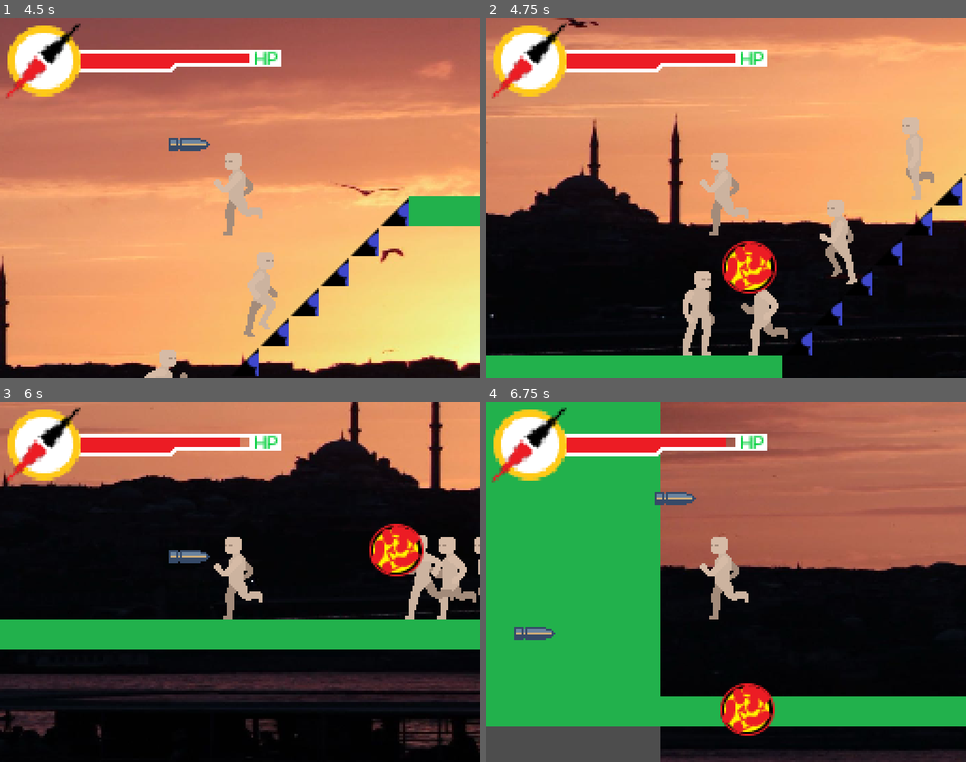
Above: before the commit, frames 1-4 (two rows, left to right).
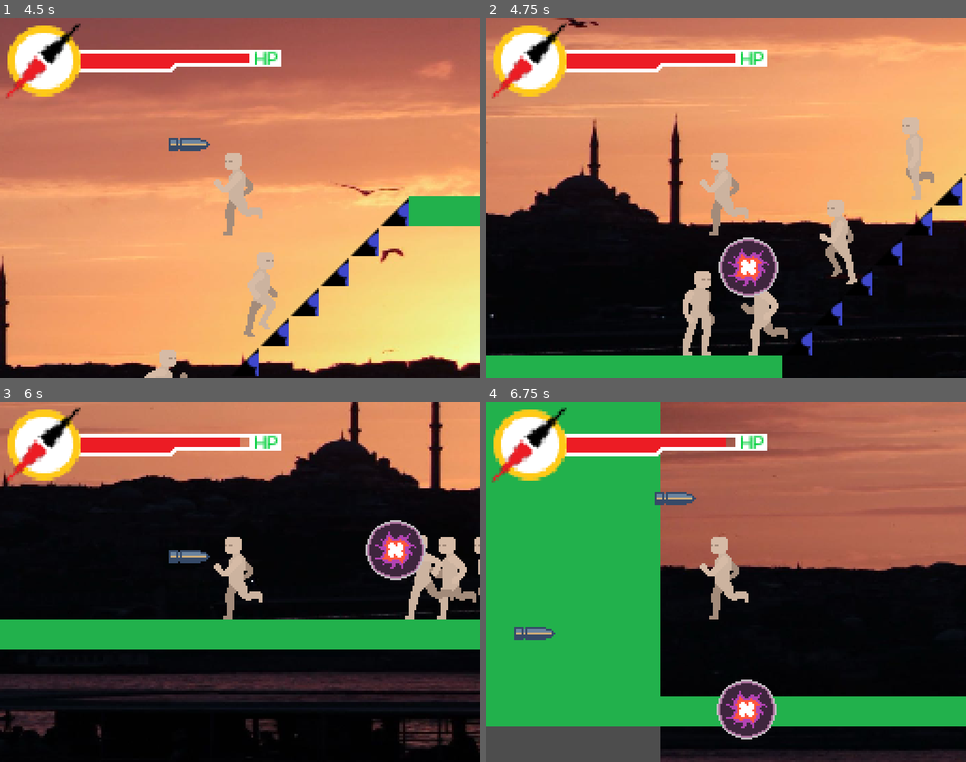
Above: after the commit, the same moments.

Repository: MIZUKA-Group/grand-crusade
Game: Godot game, scene res://levels/lv1tr.tscn
Two runs of this game, one before a commit and one after it. Both use one fixed random seed, a clock stepped at 60 frames per second and the inputs below. This scene is started directly instead of the project's main scene.
Inputs:
- Up to frame 1 (4.5 s): hold Right (ui_right) 0.53-2.03 s; tap 0 (attack) every 0.75 s from 0.6 to 4.35 s; tap Space (jump) at 0.77, 1.52, 3.02, 3.77 s; hold Left (ui_left) 2.03-2.78 s; hold Right (ui_right) 2.78-4.28 s; hold Left (ui_left) from 4.28 s (still down)
- Up to frame 2 (4.75 s): keep holding Left (ui_left); tap Space (jump) at 4.52 s
- Up to frame 3 (6 s): release Left (ui_left) at 5.03 s; hold Right (ui_right) 5.03-5.78 s; tap 0 (attack) at 5.1, 5.85 s; hold Left (ui_left) from 5.78 s (still down)
- Up to frame 4 (6.75 s): keep holding Left (ui_left); tap Space (jump) at 6.02 s; tap 0 (attack) at 6.6 s

Frame 1 is identical in both runs. In frame 2, 1.6% of the frame differs, in the area x 48-61%, y 60-78%; in frame 3, 1.6%; in frame 4, 1.6%.

Commit message:
feat: replace the dark aura ball placeholder

Diff:
--- a/grandcrusade/darkauraball.tscn
+++ b/grandcrusade/darkauraball.tscn
@@ -1,13 +1,33 @@
 [gd_scene format=3 uid="uid://cstn7hqgmy76e"]
 
 [ext_resource type="Script" uid="uid://mfsd0ugkc6gn" path="res://darkauraball.gd" id="1_4chir"]
-[ext_resource type="Texture2D" uid="uid://c34ywm1yyx0os" path="res://ball test.png" id="1_64vea"]
+[ext_resource type="Texture2D" uid="uid://dhnk7hdnhpcyq" path="res://dark_aura_ball_01.png" id="2_paw44"]
+[ext_resource type="Texture2D" uid="uid://ctlofbieqwoy" path="res://dark_aura_ball_02.png" id="3_xlbao"]
+[ext_resource type="Texture2D" uid="uid://cvbvmdnfvkix5" path="res://dark_aura_ball_03.png" id="4_e4gti"]
+[ext_resource type="Texture2D" uid="uid://qq40mw2sgqn2" path="res://dark_aura_ball_04.png" id="5_qe0lk"]
+[ext_resource type="Texture2D" uid="uid://db6eg1g5pxqfs" path="res://dark_aura_ball_05.png" id="6_ubbf1"]
+[ext_resource type="Texture2D" uid="uid://bjisfoh43meu1" path="res://dark_aura_ball_06.png" id="7_uq6hd"]
 
 [sub_resource type="SpriteFrames" id="SpriteFrames_wdy7n"]
 animations = [{
 "frames": [{
-"duration": 1.0,
-"texture": ExtResource("1_64vea")
+"duration": 2.0,
+"texture": ExtResource("2_paw44")
+}, {
+"duration": 2.0,
+"texture": ExtResource("3_xlbao")
+}, {
+"duration": 2.0,
+"texture": ExtResource("4_e4gti")
+}, {
+"duration": 2.0,
+"texture": ExtResource("5_qe0lk")
+}, {
+"duration": 2.0,
+"texture": ExtResource("6_ubbf1")
+}, {
+"duration": 2.0,
+"texture": ExtResource("7_uq6hd")
 }],
 "loop": 1,
 "name": &"ball1",
@@ -26,6 +46,7 @@
 texture_filter = 1
 sprite_frames = SubResource("SpriteFrames_wdy7n")
 animation = &"ball1"
+frame_progress = 0.07760909
 
 [node name="CollisionShape2D" type="CollisionShape2D" parent="." unique_id=2079550464]
 shape = SubResource("CircleShape2D_64vea")
Binary file removed: grandcrusade/ball test.png
Binary file added: grandcrusade/dark_aura_ball_01.png
Not shown, added: grandcrusade/dark_aura_ball_01.png.import
Binary file added: grandcrusade/dark_aura_ball_02.png
Not shown, added: grandcrusade/dark_aura_ball_02.png.import
Binary file added: grandcrusade/dark_aura_ball_03.png
Not shown, added: grandcrusade/dark_aura_ball_03.png.import
Binary file added: grandcrusade/dark_aura_ball_04.png
Not shown, added: grandcrusade/dark_aura_ball_04.png.import
Binary file added: grandcrusade/dark_aura_ball_05.png
Not shown, added: grandcrusade/dark_aura_ball_05.png.import
Binary file added: grandcrusade/dark_aura_ball_06.png
(and 1 more such lines)
